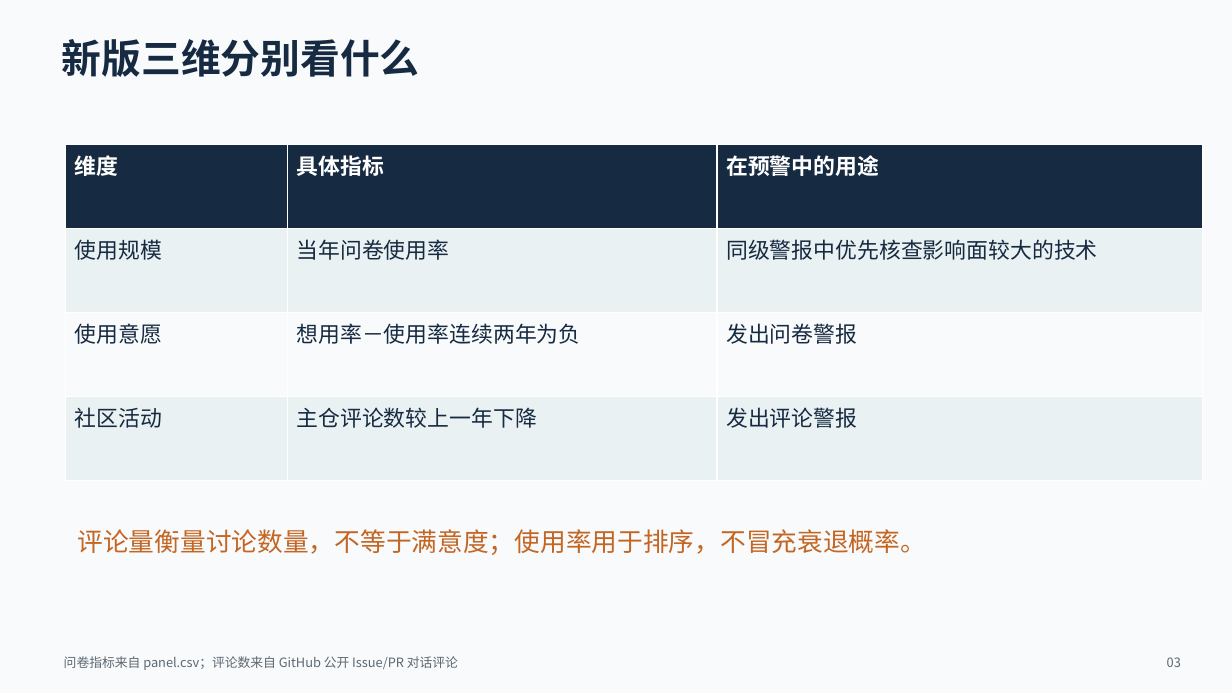
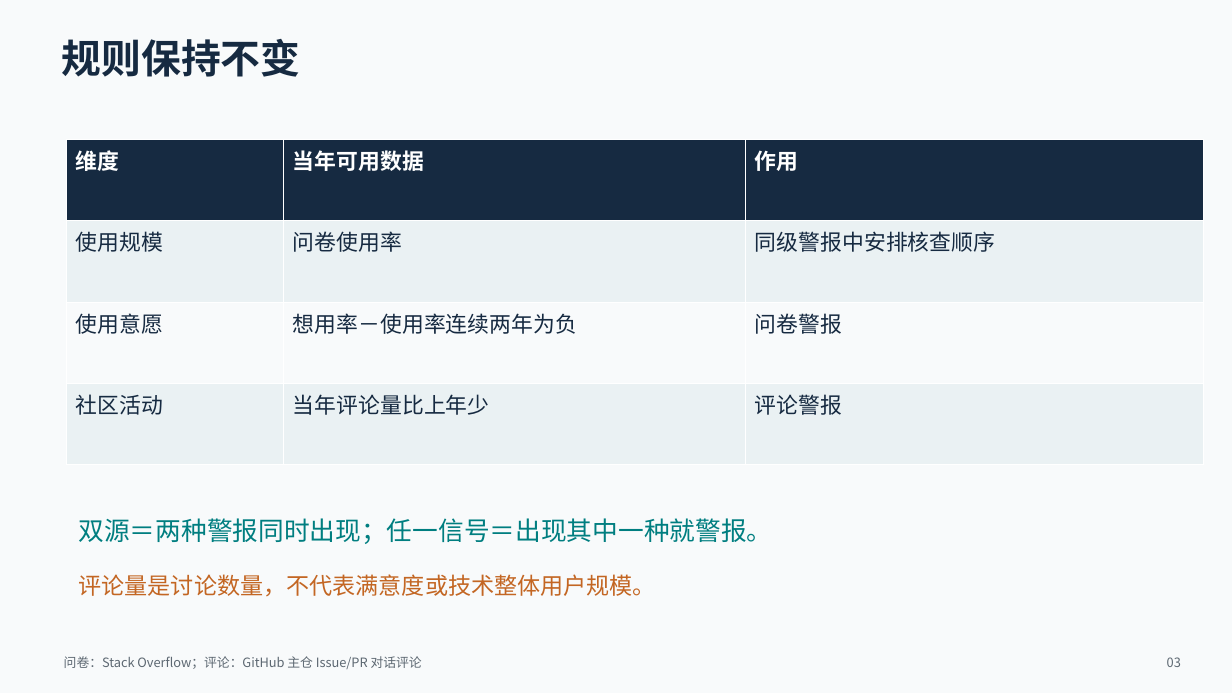
Before and after one commit to NTenthusiast/opensource-adoption-prediction, a slide deck: slide 3 of 组会汇报_2026-09-26/组会汇报_三维动态预警升级版.pptx. Drawn at 1232x693 pixels with LibreOffice and Linux fonts; fonts in the diff are those of the drawing. Boxes give left, top, right and bottom in pixels: in the first picture for what was removed or moved away, otherwise in the second. Text is boxed around its words. In the diff, an @@ line names an element or a change of style, - is before the commit and + after.

Commit message:
扩展近期双源预警样本并更新组会汇报

```diff
--- a/组会汇报_2026-09-26/组会汇报_三维动态预警升级版.pptx
+++ b/组会汇报_2026-09-26/组会汇报_三维动态预警升级版.pptx
@@ text at bbox=[62, 39, 301, 77]: text changed @@
-新版三维分别看什么
+规则保持不变
@@ table at bbox=[67, 140, 1203, 465] @@
-row 1, column 2: 具体指标
+row 1, column 2: 当年可用数据
-row 1, column 3: 在预警中的用途
+row 1, column 3: 作用
-row 2, column 2: 当年问卷使用率
+row 2, column 2: 问卷使用率
-row 2, column 3: 同级警报中优先核查影响面较大的技术
+row 2, column 3: 同级警报中安排核查顺序
-row 3, column 3: 发出问卷警报
+row 3, column 3: 问卷警报
-row 4, column 2: 主仓评论数较上一年下降
+row 4, column 2: 当年评论量比上年少
-row 4, column 3: 发出评论警报
+row 4, column 3: 评论警报
@@ table: place and size @@
-table at bbox=[66, 144, 1202, 481]
+table at bbox=[67, 140, 1203, 465]
@@ text at bbox=[79, 518, 773, 544]: text changed; text colour #C36623 to #007E80 @@
-评论量衡量讨论数量，不等于满意度；使用率用于排序，不冒充衰退概率。
+双源＝两种警报同时出现；任一信号＝出现其中一种就警报。
@@ text added at bbox=[79, 574, 657, 597], 18 pt, text #C36623 @@
+评论量是讨论数量，不代表满意度或技术整体用户规模。
@@ text at bbox=[64, 656, 422, 669]: text changed @@
-问卷指标来自 panel.csv；评论数来自 GitHub 公开 Issue/PR 对话评论
+问卷：Stack Overflow；评论：GitHub 主仓 Issue/PR 对话评论
```
Also in this commit, not shown: 4 other slides changed, 8 slides added, 7 slides removed, 20 other files.
